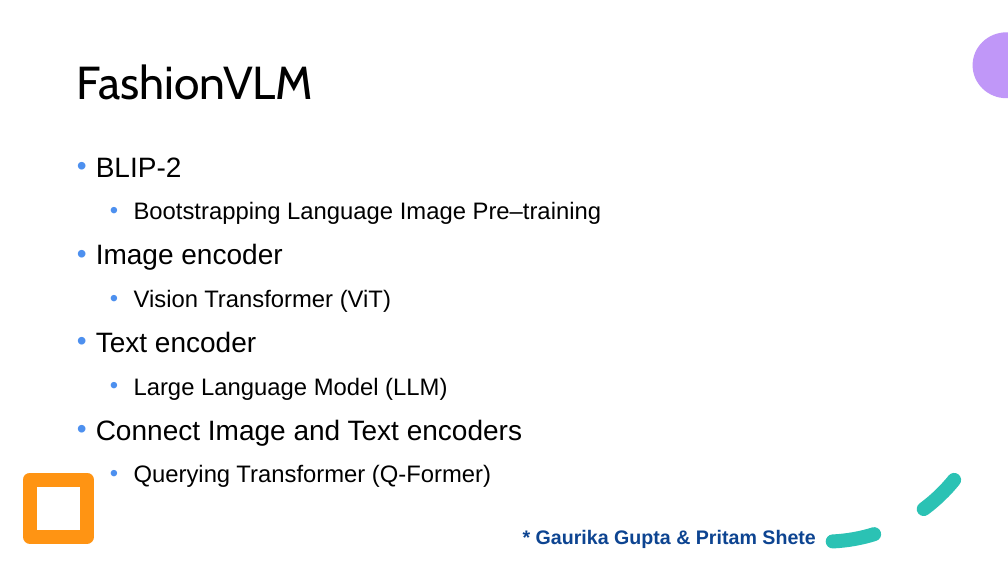
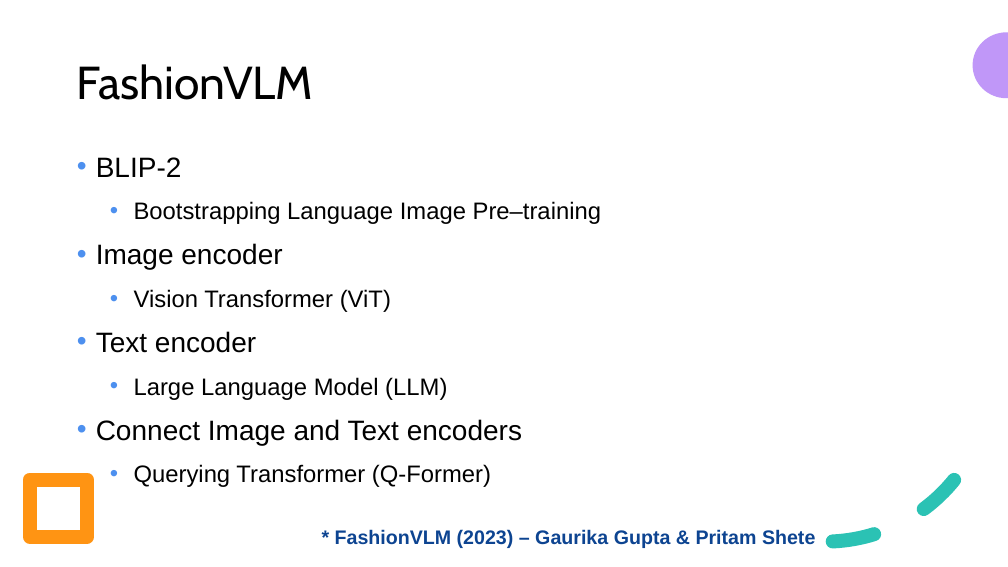
Before and after one commit to look4pritam/LargeLanguageModels, a slide deck: slide 34 of Presentations/IUAC-2024/Introduction_to_Large_Language_Models-From_Foundation_to_Real_World_Applications.pptx. Drawn at 1008x567 pixels with LibreOffice and Linux fonts; fonts in the diff are those of the drawing. Boxes give left, top, right and bottom in pixels: in the first picture for what was removed or moved away, otherwise in the second. Text is boxed around its words. In the diff, an @@ line names an element or a change of style, - is before the commit and + after.

```diff
--- a/Presentations/IUAC-2024/Introduction_to_Large_Language_Models-From_Foundation_to_Real_World_Applications.pptx
+++ b/Presentations/IUAC-2024/Introduction_to_Large_Language_Models-From_Foundation_to_Real_World_Applications.pptx
@@ text at box(335, 529, 815, 548): text changed @@
-* Gaurika Gupta & Pritam Shete
+* FashionVLM (2023) – Gaurika Gupta & Pritam Shete
```
Also in this commit, not shown: 1 other slide changed, 1 slide removed.
